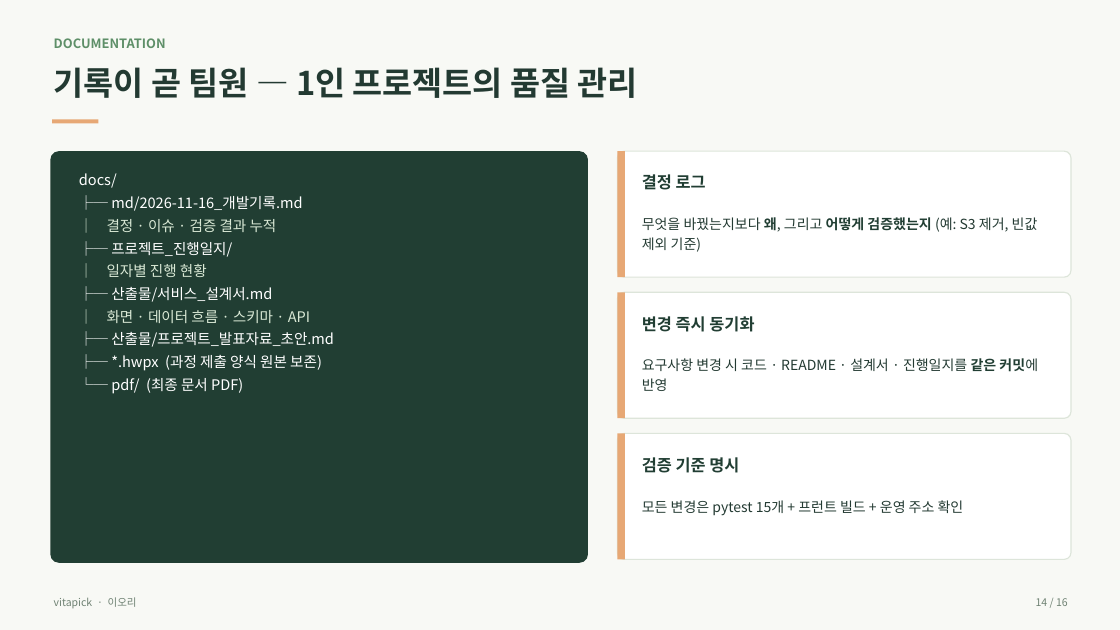
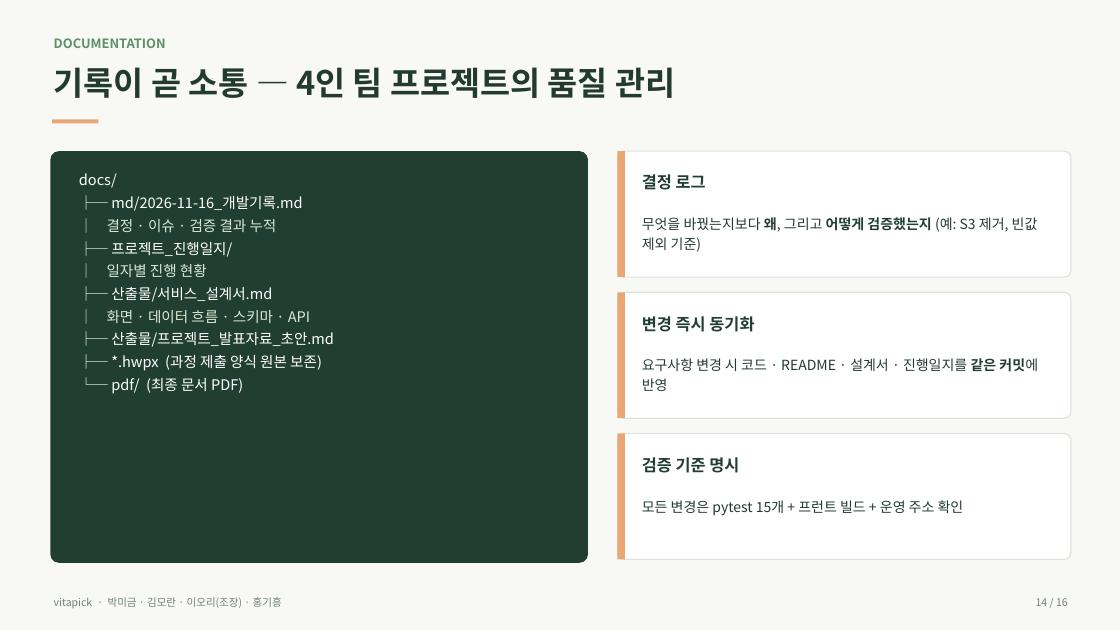
Before and after one commit to fsclass-n/vitapick, a slide deck: slide 14 of docs/프로젝트_발표자료.pptx. Drawn at 1120x630 pixels with LibreOffice and Linux fonts; fonts in the diff are those of the drawing. Boxes give left, top, right and bottom in pixels: in the first picture for what was removed or moved away, otherwise in the second. Text is boxed around its words. In the diff, an @@ line names an element or a change of style, - is before the commit and + after.

```diff
--- a/docs/프로젝트_발표자료.pptx
+++ b/docs/프로젝트_발표자료.pptx
@@ text at [54,67,675,98]: text changed @@
-기록이 곧 팀원 — 1인 프로젝트의 품질 관리
+기록이 곧 소통 — 4인 팀 프로젝트의 품질 관리
@@ text at [54,597,282,608]: text changed @@
-vitapick · 이오리
+vitapick · 박미금 · 김모란 · 이오리(조장) · 홍기흥
```
Also in this commit, not shown: 15 other slides changed, 31 other files.
